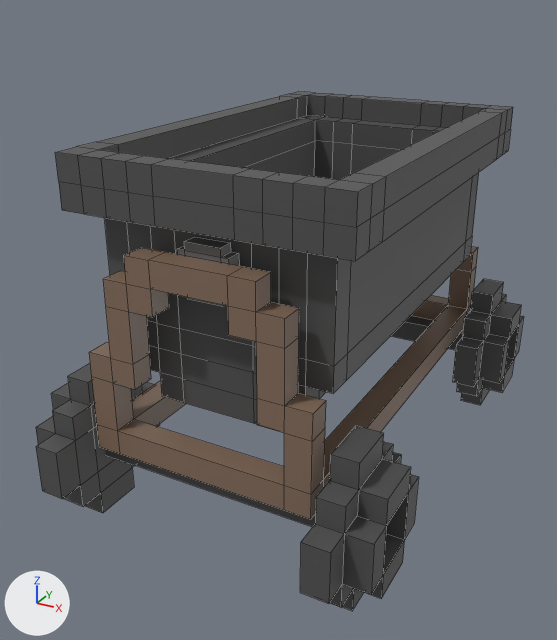
The FBX model Models/Minecart/Minecart.fbx: old version first, new version second.
Before and after are seen from a 50 mm lens placed at (1.35, -2.8, 1.67), pointed at (-0.09, -0.16, 0.36). Arrows for +X, +Y and +Z are at lower left; the lights stay in place. Mesh edges are drawn as thin lines. Where no turn or scale is listed for an object, it has been applied to the vertices.

Script lines for the objects in view, before the commit:
```python
me_cube_001 = bpy.data.meshes.new('Cube.001')
me_cube_001.from_pydata(...)  # a box spanning x -0.63..0.63, y -0.85..-0.75, z -0.05..0.05; a box spanning x -0.63..0.63, y 0.75..0.85, z -0.05..0.05
me_cube_001.materials.append(mat_cartmetal)  # dark grey #525252
me_cube_002 = bpy.data.meshes.new('Cube.002')
me_cube_002.from_pydata(...)  # 192 vertices, 192 faces; spans x -0.45..0.45, y -0.93..0.93, z 0.05..0.9
# faces by material slot: [148, 44]
me_cube_002.materials.append(mat_cartrust)  # brown #856d5b
me_cube_002.materials.append(mat_cartlightmetal)  # dark grey #6b6b6b
me_cube_003 = bpy.data.meshes.new('Cube.003')
me_cube_003.from_pydata(...)  # 272 vertices, 270 faces; spans x -0.55..0.55, y -0.88..0.88, z 0.25..1.15
me_cube_003.materials.append(mat_cartmetal)  # dark grey #525252
me_cube_004 = bpy.data.meshes.new('Cube.004')
me_cube_004.from_pydata(...)  # 240 vertices, 248 faces; spans x -0.7..0.7, y -1.1..1.1, z -0.3..0.3
me_cube_004.materials.append(mat_cartmetal)  # dark grey #525252
ob_axels = bpy.data.objects.new('Axels', me_cube_001)
ob_axels.location = (0.0, 0.0, 0.0)
ob_cart = bpy.data.objects.new('Cart', me_cube_003)
ob_cart.location = (0.0, 0.0, 0.0)
ob_frame = bpy.data.objects.new('Frame', me_cube_002)
ob_frame.location = (0.0, 0.0, 0.0)
ob_wheels = bpy.data.objects.new('Wheels', me_cube_004)
ob_wheels.location = (0.0, 0.0, 0.0)
```
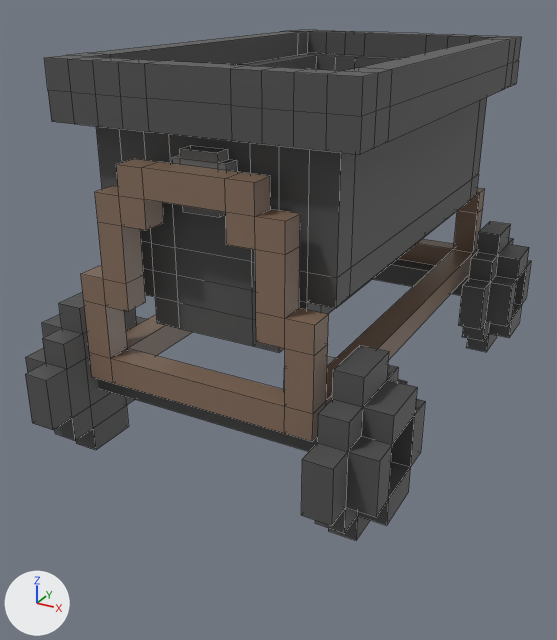
Where the change shows, as pixel boxes (x1, y1, x2, y2) in the pictures (557 x 640 px):
'Cart', moved: before (55, 92, 513, 424); after (44, 30, 522, 353)
'Frame', mesh moved: before (89, 237, 478, 519); after (81, 145, 485, 442)
'Wheels', deleted: before (36, 279, 524, 611)
'WheelsFront', added: after (25, 292, 425, 540)
'WheelsBack', added: after (458, 221, 531, 352)
'Axels', mesh moved: before (105, 316, 463, 527); after (97, 259, 469, 452)
'CartRotationPoint', added: after (284, 356, 336, 390)

The change, as a diff of the scene's bpy script:
```diff
--- a/Models/Minecart/Minecart.fbx.py
+++ b/Models/Minecart/Minecart.fbx.py
@@ me_cube_002 @@
 me_cube_002.from_pydata(...)  # 192 vertices, 192 faces; spans x -0.45..0.45, y -0.93..0.93, z 0.05..0.9
 # used by ob_frame; location = (0.0, 0.0, 0.0)
+# me_cube_002 part 1: the whole mesh is moved by (0.0, 0.0, 0.3)
 me_cube_002.materials.append(mat_cartrust)
@@ me_cube_003 @@
 me_cube_003.from_pydata(...)  # 272 vertices, 270 faces; spans x -0.55..0.55, y -0.88..0.88, z 0.25..1.15
 # used by ob_cart; location = (0.0, 0.0, 0.0)
+# me_cube_003 part 2: the whole mesh is moved by (0.0, 0.0, -0.8)
 me_cube_003.materials.append(mat_cartmetal)
@@ me_cube_001 @@
 me_cube_001.from_pydata(...)  # 16 vertices, 12 faces; spans x -0.63..0.63, y -0.85..0.85, z -0.05..0.05
 # used by ob_axels; location = (0.0, 0.0, 0.0)
+# me_cube_001 part 3: the whole mesh is moved by (0.0, 0.0, 0.3)
 me_cube_001.materials.append(mat_cartmetal)
@@ me_cube @@
+me_cube.from_pydata(...)  # 120 vertices, 124 faces; spans x -0.701..0.701, y -1.1..-0.5, z 0.0..0.6
+me_cube.materials.append(mat_cartmetal)  # dark grey #525252
@@ me_cube_004_1 @@
+me_cube_004_1.from_pydata(...)  # 120 vertices, 124 faces; spans x -0.701..0.701, y 0.5..1.1, z 0.0..0.6
+me_cube_004_1.materials.append(mat_cartmetal)  # dark grey #525252
@@ me_cube_005 @@
+me_cube_005.from_pydata(...)  # a box spanning x -0.1..0.1, y -0.1..0.1, z -0.1..0.1
@@ ob_cart @@
 ob_cart = bpy.data.objects.new('Cart', me_cube_003)
-ob_cart.location = (0.0, 0.0, 0.0)
+ob_cart.location = (0.0, 0.0, 1.1)
@@ ob_wheels @@
-ob_wheels = bpy.data.objects.new('Wheels', me_cube_004)
-ob_wheels.location = (0.0, 0.0, 0.0)
@@ ob_wheelsfront @@
+ob_wheelsfront = bpy.data.objects.new('WheelsFront', me_cube)
+ob_wheelsfront.location = (0.0, 0.0, 0.0)
@@ ob_wheelsback @@
+ob_wheelsback = bpy.data.objects.new('WheelsBack', me_cube_004_1)
+ob_wheelsback.location = (0.0, 0.0, 0.0)
@@ ob_cartrotationpoint @@
+ob_cartrotationpoint = bpy.data.objects.new('CartRotationPoint', me_cube_005)
+ob_cartrotationpoint.location = (0.0, 0.0, 0.0)
```
